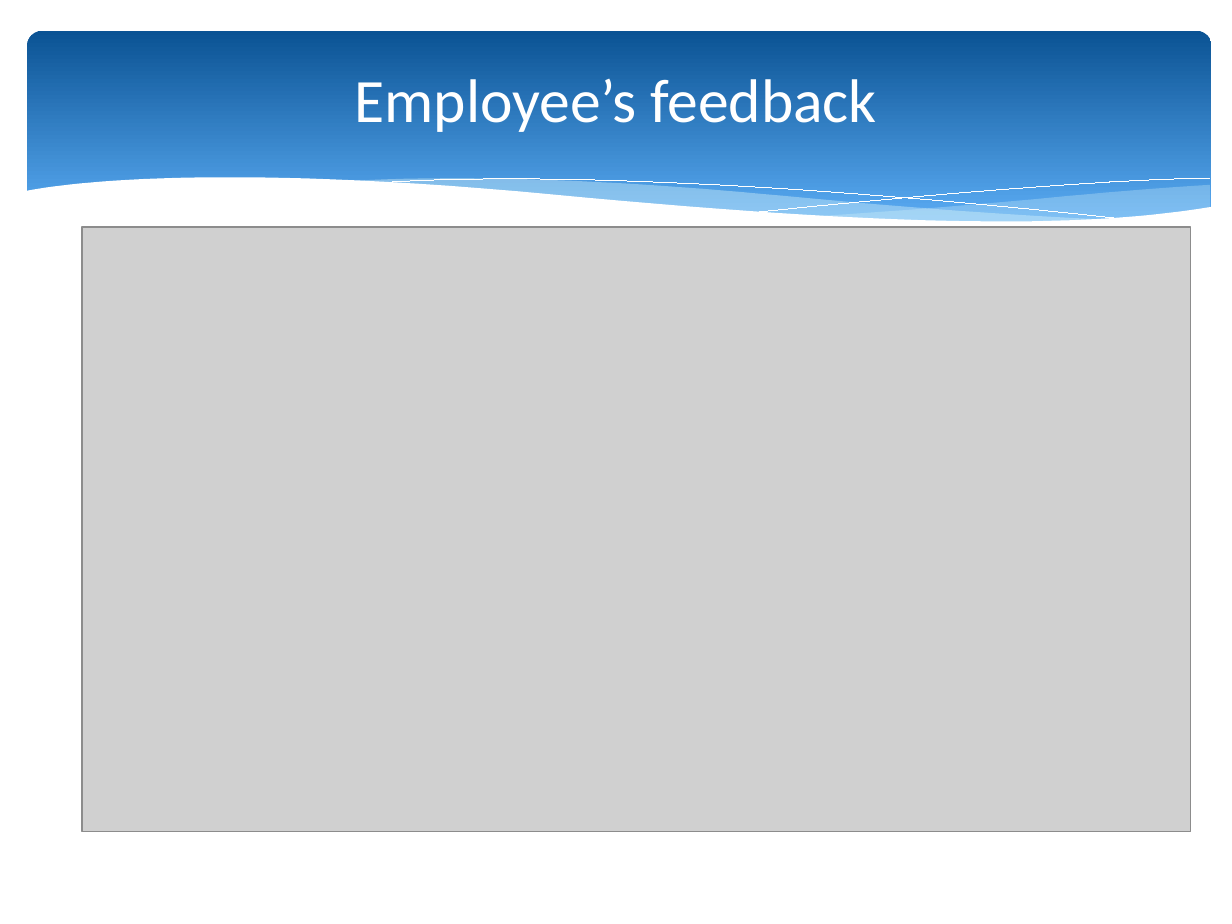
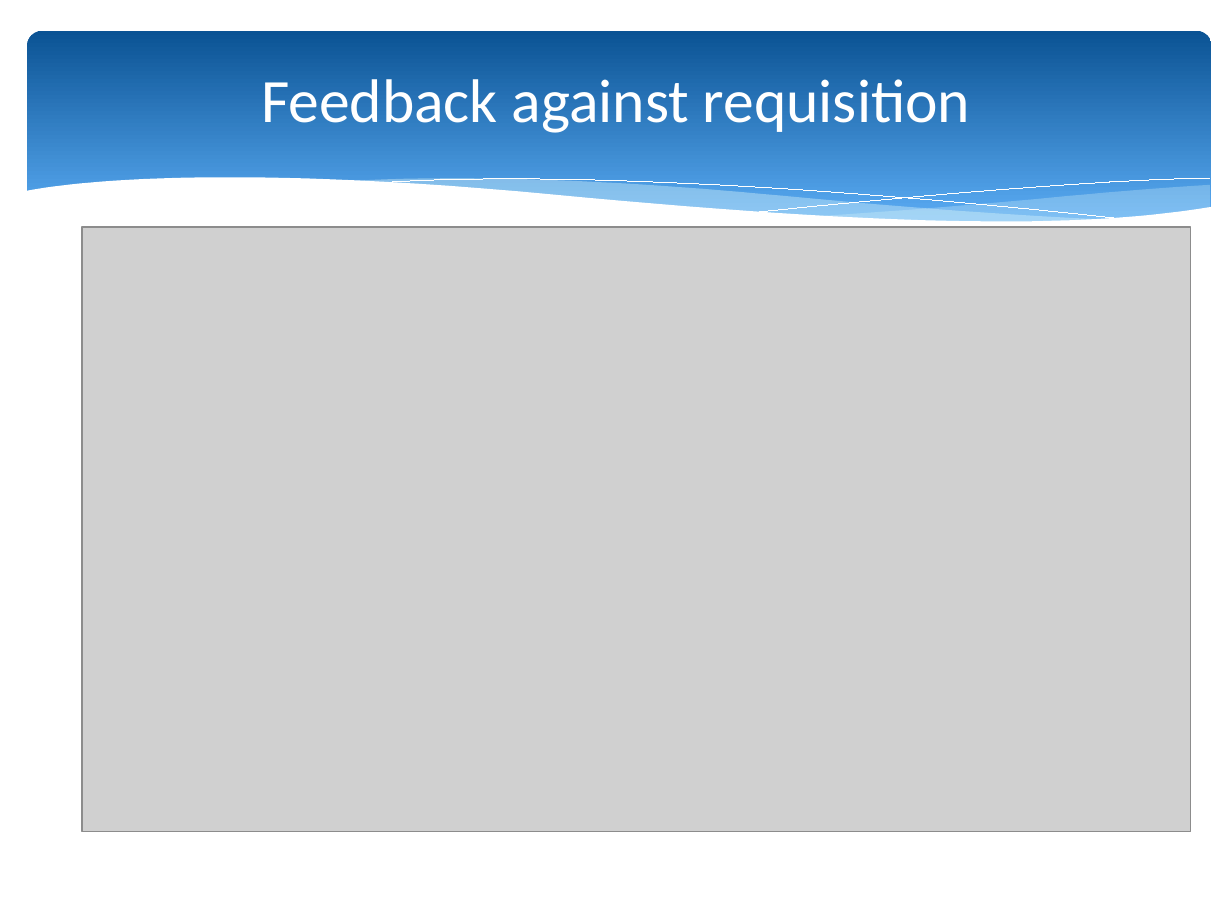
Before and after one commit to KaziShalauddin/Vehicle-Requisition-App, a slide deck: slide 14 of v1_Software project presentation.pptx (slide 26 before the commit). Drawn at 1232x924 pixels with LibreOffice and Linux fonts; fonts in the diff are those of the drawing; grey boxes stand for pictures; background and template pictures are left out. Boxes give left, top, right and bottom in pixels: in the first picture for what was removed or moved away, otherwise in the second. Text is boxed around its words. In the diff, an @@ line names an element or a change of style, - is before the commit and + after.

```diff
--- a/v1_Software project presentation.pptx
+++ b/v1_Software project presentation.pptx
@@ title at [261, 79, 970, 133]: text changed @@
-Employee’s feedback
+Feedback against requisition
```
Also in this commit, not shown: 9 other slides changed, 3 slides added, 17 slides removed.
